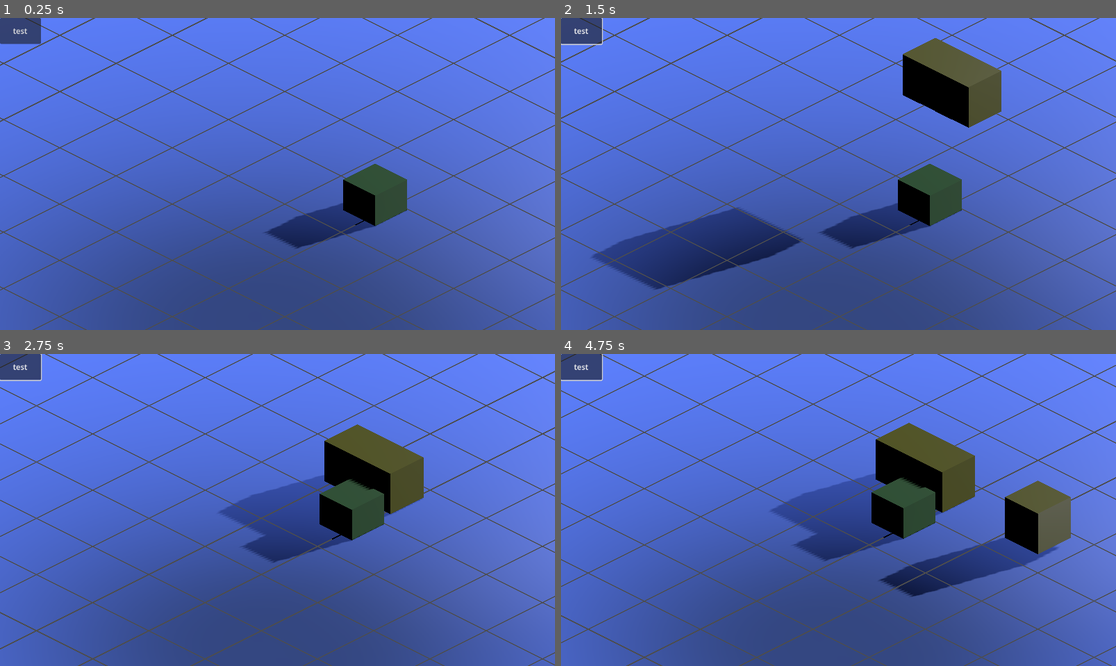
Above: before the commit, frames 1-4 (two rows, left to right).
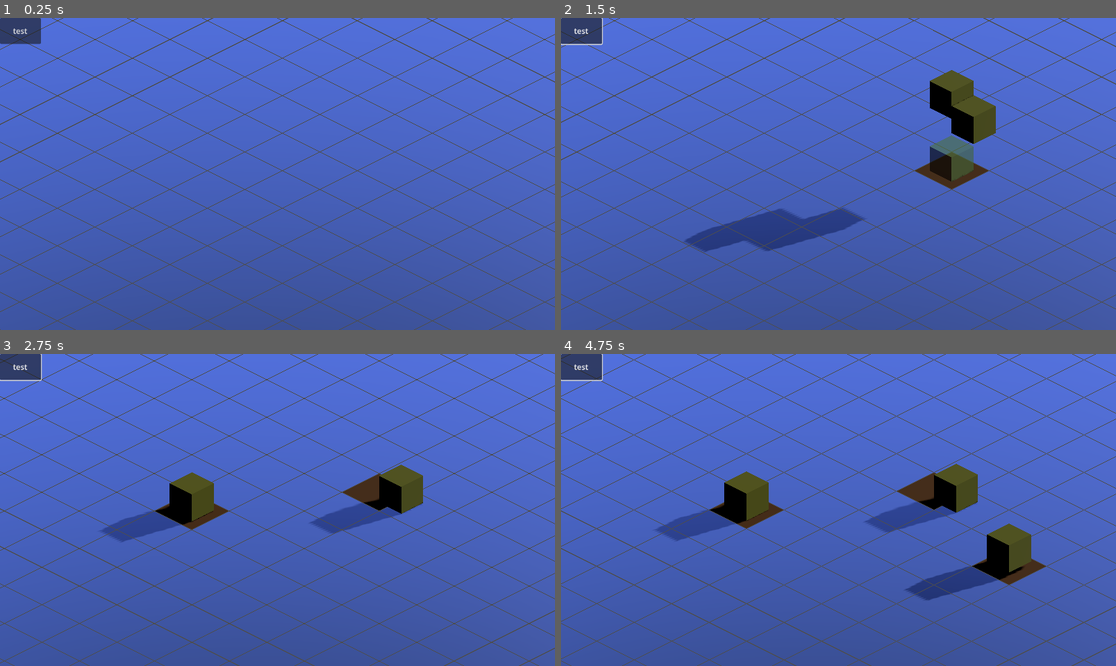
Above: after the commit, the same moments.

Repository: maximeflageole/Chalamet
Game: Godot game, scene res://Gameplay.tscn
The game is run twice, just before and just after one commit, with the same random seed, the same clock (stepped at 60 frames per second) and the same inputs.
Inputs (mouse positions are in pixels of both pictures, inside the frame that each line leads up to):
- Up to frame 1 (0.25 s): no input
- Up to frame 2 (1.5 s): click "test" at 0.5 s; tap Enter at 1.25 s; move the mouse to (960, 158) at 1.27 s; hold D (MoveRight) from 1.28 s (still down); click (960, 158) at 1.42 s
- Up to frame 3 (2.75 s): move the mouse to (166, 525) at 2.02 s; release D (MoveRight) at 2.03 s; hold S (MoveDown) from 2.03 s (still down); click (166, 525) at 2.17 s
- Up to frame 4 (4.75 s): move the mouse to (894, 441) at 2.77 s; release S (MoveDown) at 2.78 s; hold D (MoveRight) 2.78-3.53 s; click (894, 441) at 2.92 s; move the mouse to (810, 572) at 3.52 s; hold Shift (Accelerate) 3.53-4.28 s; click (810, 572) at 3.67 s; tap Space at 4.25 s; move the mouse to (1005, 556) at 4.27 s; hold A (MoveLeft) from 4.28 s (still down); click (1005, 556) at 4.42 s

The runs differ from the first frame. In frame 1, 29% of the frame differs, in the area x 0-100%, y 0-100%; in frame 2, 38%; in frame 3, 48%; in frame 4, 54%.
Error in both runs: Invalid access to property or key 'position' on a base object of type 'Nil'. (res://Scripts/Building.gd:18)

Commit message:
Buildings now occupy a tile space. Tiles can't have multiple buildings on them at the same time

Diff:
--- a/Chalamet/Gameplay.tscn
+++ b/Chalamet/Gameplay.tscn
@@ -1,15 +1,10 @@
-[gd_scene load_steps=8 format=3 uid="uid://cbo0vbe6no0d8"]
+[gd_scene load_steps=6 format=3 uid="uid://cbo0vbe6no0d8"]
 
 [ext_resource type="Script" path="res://Scripts/GameManager.gd" id="1_s8fjs"]
 [ext_resource type="Script" path="res://Scripts/CameraMovement.gd" id="2_c53r1"]
 [ext_resource type="Resource" uid="uid://bunwl68crc0j5" path="res://Data/BuildingTest.tres" id="2_qcljd"]
 [ext_resource type="Script" path="res://Scripts/MapManager.gd" id="4_gmksj"]
 [ext_resource type="PackedScene" uid="uid://b2wcka5s5p4pl" path="res://MainUI.tscn" id="5_v2alx"]
-
-[sub_resource type="BoxMesh" id="BoxMesh_mea61"]
-
-[sub_resource type="StandardMaterial3D" id="StandardMaterial3D_w5ct0"]
-albedo_color = Color(0.254902, 0.478431, 0.298039, 1)
 
 [node name="GameManager" type="Node3D" node_paths=PackedStringArray("mainUI", "_mapManager")]
 script = ExtResource("1_s8fjs")
@@ -23,11 +18,11 @@
 shadow_enabled = true
 
 [node name="Camera3D" type="Camera3D" parent="."]
-transform = Transform3D(0.707107, -0.353553, 0.612373, 0, 0.866026, 0.5, -0.707107, -0.353553, 0.612373, 4.2534, 11.5999, 4.91709)
+transform = Transform3D(0.707107, -0.353553, 0.612373, 0, 0.866026, 0.499999, -0.707107, -0.353553, 0.612373, 44.253, 41.675, 44.917)
 projection = 1
 current = true
 fov = 84.5078
-size = 20.0
+size = 30.0
 far = 400.0
 script = ExtResource("2_c53r1")
 speed = 2.0
@@ -41,8 +36,3 @@
 
 [node name="Control" parent="CanvasLayer" node_paths=PackedStringArray("gm") instance=ExtResource("5_v2alx")]
 gm = NodePath("../..")
-
-[node name="MeshInstance3D2" type="MeshInstance3D" parent="."]
-transform = Transform3D(2.90998, 0, 0, 0, 2.90998, 0, 0, 0, 2.90998, -2, 1, -10.2019)
-mesh = SubResource("BoxMesh_mea61")
-surface_material_override/0 = SubResource("StandardMaterial3D_w5ct0")
--- /dev/null
+++ b/Chalamet/Materials/TileBusyMaterial.tres
@@ -0,0 +1,4 @@
+[gd_resource type="StandardMaterial3D" format=3 uid="uid://ca4tutngd1wm7"]
+
+[resource]
+albedo_color = Color(0.407843, 0.235294, 0.0117647, 1)
--- a/Chalamet/Scripts/Building.gd
+++ b/Chalamet/Scripts/Building.gd
@@ -19,8 +19,13 @@
 		position.y += _yOffset
 
 func _input(event):
+	if not inPlacement:
+		return
 	if event is InputEventMouseButton:
 		if event.button_index == MOUSE_BUTTON_LEFT and event.pressed:
+			if (not _GM.CanPlaceBuilding()):
+				return
 			inPlacement = false
 			_placementMesh.visible = false
 			_rb.freeze = false
+			_GM.OnBuildingPlaced(self)
--- a/Chalamet/Scripts/FloorTile.gd
+++ b/Chalamet/Scripts/FloorTile.gd
@@ -4,11 +4,13 @@
 
 signal OnTileHovered(floorTile: FloorTile)
 
-var Coordinates : Vector2i = Vector2i(-1, -1)
+var m_coordinates : Vector2i = Vector2i(-1, -1)
+var m_isOccupied = false
+var m_objectPlaced : Building
 
 func SetCoordinates(x : int, y: int):
-	Coordinates.x = x
-	Coordinates.y = y
+	m_coordinates.x = x
+	m_coordinates.y = y
 
 # Called when the node enters the scene tree for the first time.
 func _ready():
@@ -19,8 +21,14 @@
 	pass
 
 func _on_mouse_entered() -> void:
-	print("On mouse entered \n" + str(Coordinates.x) + ", " + str(Coordinates.y))
+	print("On mouse entered \n" + str(m_coordinates.x) + ", " + str(m_coordinates.y))
 	OnTileHovered.emit(self)
 
 func _on_mouse_exited():
 	pass
+
+func PlaceBuilding(building: Building):
+	print("Building placed")
+	m_objectPlaced = building
+	m_isOccupied = true
+	($CollisionShape3D/MeshInstance3D).material_override = load("res://Materials/TileBusyMaterial.tres")
--- a/Chalamet/Scripts/GameManager.gd
+++ b/Chalamet/Scripts/GameManager.gd
@@ -22,3 +22,11 @@
 
 func GetCurrentTile() -> FloorTile:
 	return _mapManager.GetCurrentTile()
+
+func CanPlaceBuilding() -> bool:
+	return _mapManager.CanPlaceBuilding()
+
+func OnBuildingPlaced(building: Building):
+	_mapManager.GetCurrentTile().PlaceBuilding(building)
+	_mapManager.GetCurrentTile().m_objectPlaced = building
+	pass
--- a/Chalamet/Scripts/MapManager.gd
+++ b/Chalamet/Scripts/MapManager.gd
@@ -17,13 +17,16 @@
 			newTile.global_position = Vector3(-50+i*5.1,0.2,-50+j*5.1)
 			newTile.SetCoordinates(i, j)
 
+func CanPlaceBuilding() -> bool:
+	return not _currentSelectedTile.m_isOccupied
 
 # Called every frame. 'delta' is the elapsed time since the previous frame.
 func _process(delta):
 	pass
 
 func SetCurrentTile(floorTile: FloorTile):
-	_currentSelectedTile = floorTile
+	if (not floorTile.m_isOccupied):
+		_currentSelectedTile = floorTile
 
 func GetCurrentTile() -> FloorTile:
 	return _currentSelectedTile
